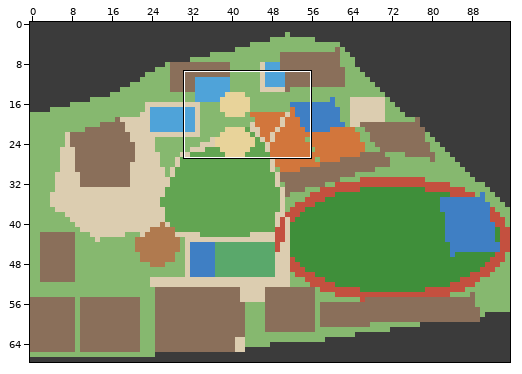
Tiled map (JSON): assets/maps/ngsc-blockout.tmj. Above: a wide view before the commit, with the close-up outlined.
Close-up. Earlier state:
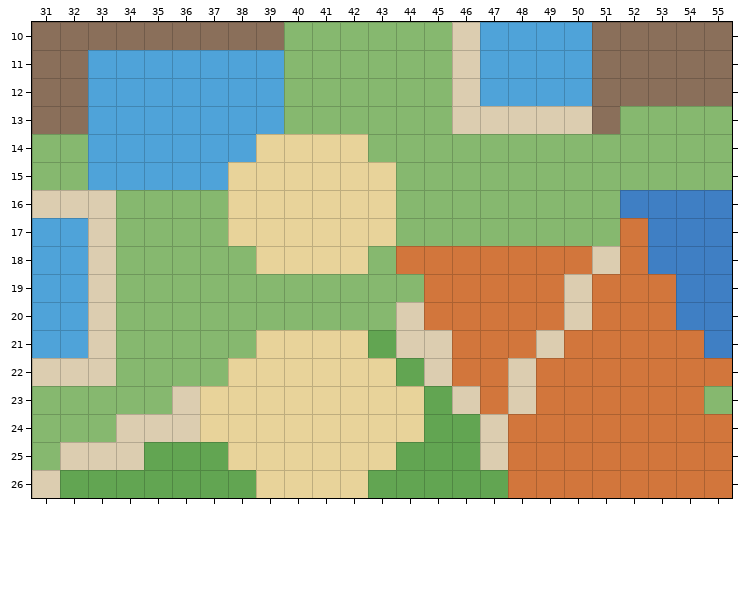
Cells are 32x32 px. Shown: x 31..55, y 10..26. The commit also changed other parts of the map, which this record leaves out.
The same view after the edit:
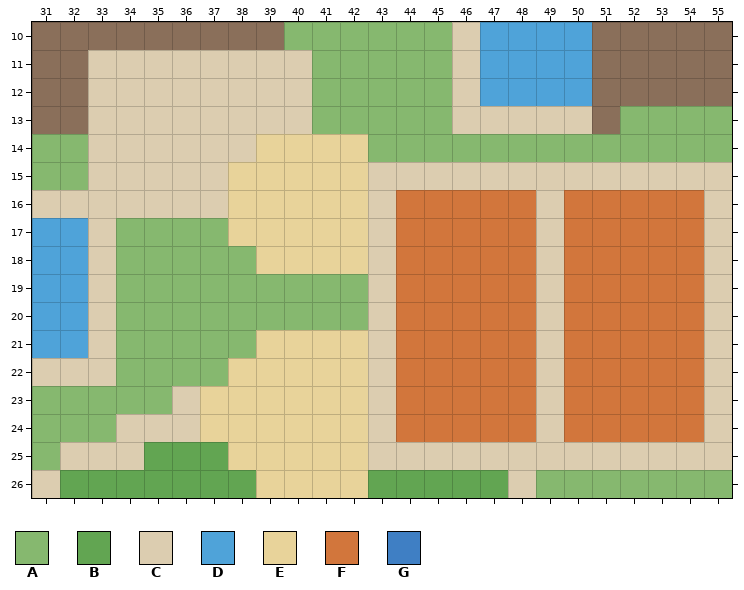
Key: from "blockout": A 1 "garden", B 2 "lawn", C 3 "path", D 5 "water", E 6 "sand", F 7 "clay", G 8 "hard".
_ is an empty cell.
Edits made:
Layer "ground":
y 11..13: x 33..40 DDDDDDDA -> CCCCCCCC
y 14: x 33..38 DDDDDD -> CCCCCC
y 15: x 33..37 DDDDD -> CCCCC; x 43..55 EAAAAAAAAAAAA -> CCCCCCCCCCCCC
y 16: x 34..37 AAAA -> CCCC; x 43..55 EAAAAAAAAGGGG -> CFFFFFCFFFFFC
y 17: x 43..51 EAAAAAAAA -> CFFFFFCFF; x 53..55 GGG -> FFC
y 18: x 43 A -> C; x 49 F -> C; x 51 C -> F; x 53..55 GGG -> FFC
y 19: x 43..44 AA -> CF; x 49..50 FC -> CF; x 54..55 GG -> FC
y 20: x 43..44 AC -> CF; x 49..50 FC -> CF; x 54..55 GG -> FC
y 21: x 43..45 BCC -> CFF; x 55 G -> C
y 22: x 43..45 EBC -> CFF; x 48..49 CF -> FC; x 55 F -> C
y 23: x 43..46 EEBC -> CFFF; x 48..49 CF -> FC; x 55 A -> C
y 24: x 43..47 EEBBC -> CFFFF; x 49 F -> C; x 55 F -> C
y 25: x 43..46 EBBB -> CCCC; x 48..55 FFFFFFFF -> CCCCCCCC
y 26: x 48..55 FFFFFFFF -> CAAAAAAA
